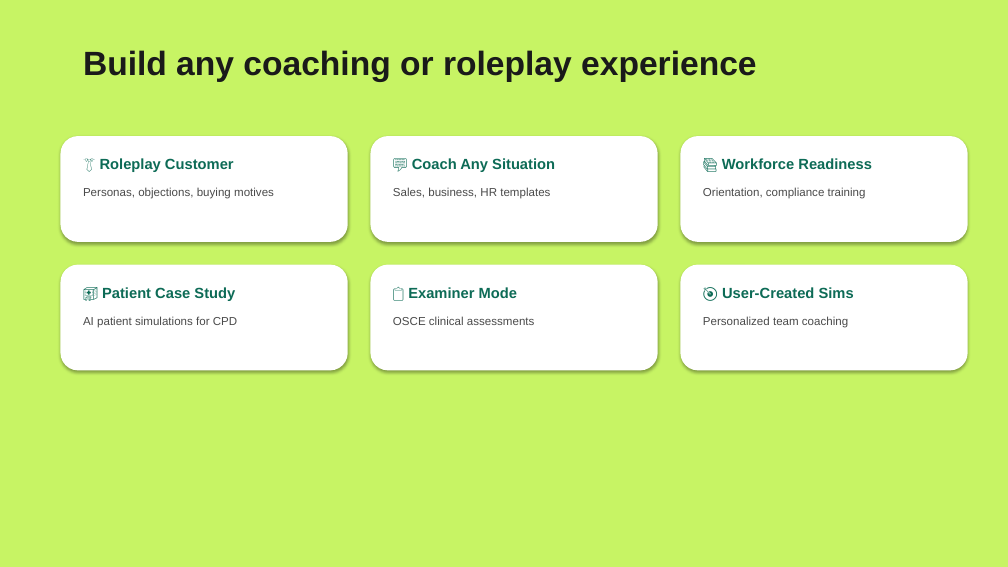
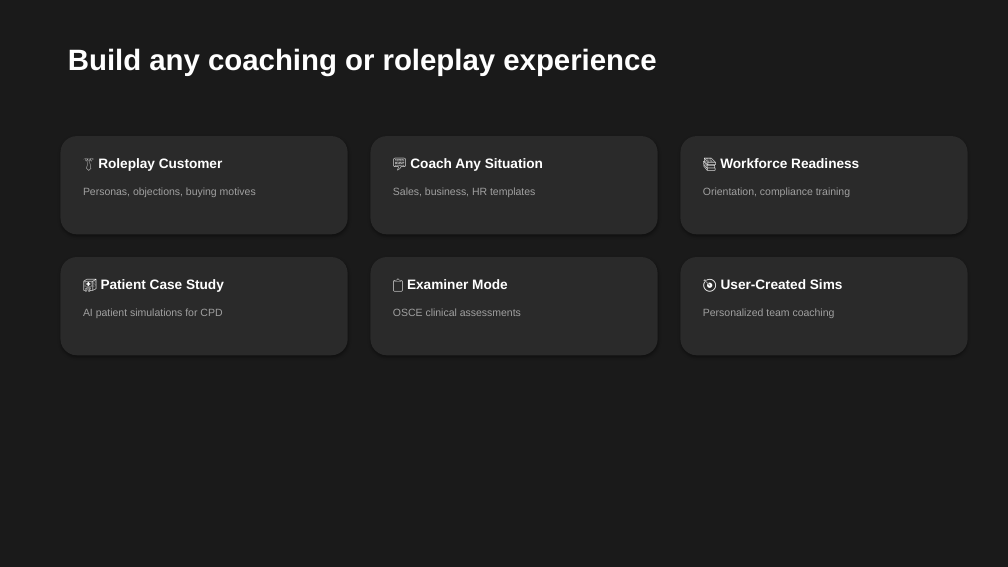
Before and after one commit to stevetoti/medd-sim-pitch, a slide deck: slide 5 of MEDD-SIM-Pitch-Deck.pptx. Drawn at 1008x567 pixels with LibreOffice and Linux fonts; fonts in the diff are those of the drawing. Boxes give left, top, right and bottom in pixels: in the first picture for what was removed or moved away, otherwise in the second. Text is boxed around its words. In the diff, an @@ line names an element or a change of style, - is before the commit and + after.

```diff
--- a/MEDD-SIM-Pitch-Deck.pptx
+++ b/MEDD-SIM-Pitch-Deck.pptx
@@ background #C7F464 to #1A1A1A @@
@@ text "Build any coaching or roleplay ...": place and size @@
-text "Build any coaching or roleplay ..." at [83,50,757,82]
+text "Build any coaching or roleplay ..." at [68,48,656,76]
@@ text "Build any coaching or roleplay ..." at [68,48,656,76]: size 32 to 28 pt, text colour #1A1A1A to #FFFFFF @@
@@ rounded rectangle: place and size @@
-rounded rectangle at [60,136,348,242]
+rounded rectangle at [60,136,348,234]
@@ rounded rectangle: place and size @@
-rounded rectangle at [371,136,658,242]
+rounded rectangle at [371,136,658,234]
@@ rounded rectangle: place and size @@
-rounded rectangle at [681,136,968,242]
+rounded rectangle at [681,136,968,234]
@@ rounded rectangle: place and size @@
-rounded rectangle at [60,265,348,371]
+rounded rectangle at [60,257,348,355]
@@ rounded rectangle: place and size @@
-rounded rectangle at [371,265,658,371]
+rounded rectangle at [371,257,658,355]
@@ fill #FFFFFF to #2A2A2A in 6 elements at [60,136,348,234], [371,136,658,234], [681,136,968,234], [60,257,348,355], [371,257,658,355], [681,257,968,355] @@
@@ rounded rectangle: place and size @@
-rounded rectangle at [681,265,968,371]
+rounded rectangle at [681,257,968,355]
@@ text "🏥 Patient Case Study": place and size @@
-text "🏥 Patient Case Study" at [102,287,235,301]
+text "🏥 Patient Case Study" at [101,279,224,292]
@@ text "📋 Examiner Mode": place and size @@
-text "📋 Examiner Mode" at [408,287,517,298]
+text "📋 Examiner Mode" at [407,279,508,289]
@@ size 14 to 13 pt, text colour #0D6B56 to #FFFFFF in 6 elements at [98,158,223,171], [410,158,543,171], [720,158,859,168], [101,279,224,292], [407,279,508,289], [721,279,843,289] @@
@@ text "🎯 User-Created Sims": place and size @@
-text "🎯 User-Created Sims" at [722,287,854,298]
+text "🎯 User-Created Sims" at [721,279,843,289]
@@ text "AI patient simulations for CPD": place and size @@
-text "AI patient simulations for CPD" at [83,316,237,328]
+text "AI patient simulations for CPD" at [83,308,222,318]
@@ text "OSCE clinical assessments": place and size @@
-text "OSCE clinical assessments" at [393,316,535,325]
+text "OSCE clinical assessments" at [393,308,521,316]
@@ size 11 to 10 pt, text colour #4A4A4A to #A0A0A0 in 6 elements at [83,187,256,197], [393,187,535,197], [703,187,850,197], [83,308,222,318], [393,308,521,316], [703,308,835,318] @@
@@ text "Personalized team coaching": place and size @@
-text "Personalized team coaching" at [703,316,848,328]
+text "Personalized team coaching" at [703,308,835,318]
```
Also in this commit, not shown: 8 other slides changed, 2 other files.
